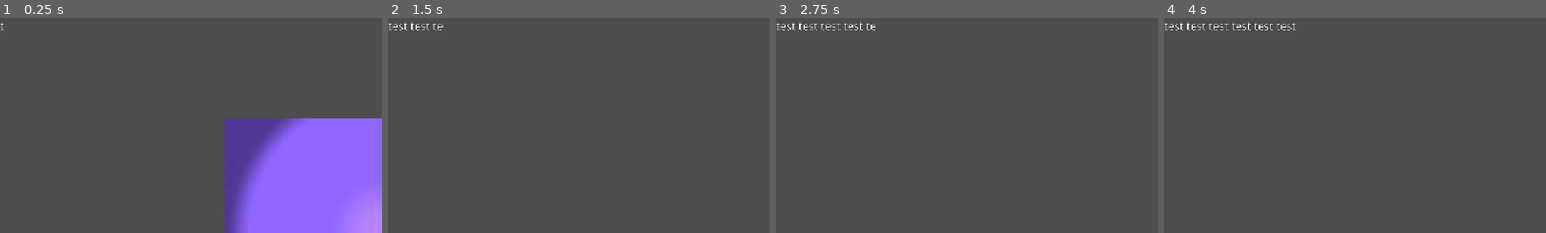
Above: before the commit, frames 1-4 (left to right).
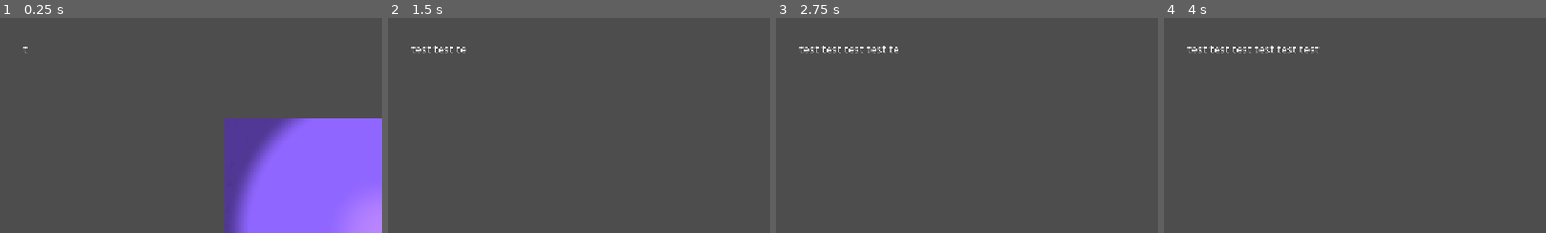
Above: after the commit, the same moments.

Repository: he21123/gj-esa
Game: Godot game, scene res://node_3d.tscn
The game is run twice, just before and just after one commit, with the same random seed, the same clock (stepped at 60 frames per second) and the same inputs.
Inputs (mouse positions are % of the whole screen's width and height, from its top left):
- Up to frame 1 (0.25 s): no input
- Up to frame 2 (1.5 s): tap Enter at 0.5 s; move the mouse to (55, 50) at 0.52 s; hold C (crouching) 0.53-1.28 s; hold W (move_forward) from 0.53 s (still down); move the mouse to (45, 50) at 1.27 s; tap E (pickup) at 1.35 s
- Up to frame 3 (2.75 s): keep holding W (move_forward); tap Space at 2 s; move the mouse to (52, 48) at 2.02 s; hold Shift (running) from 2.03 s (still down)
- Up to frame 4 (4 s): keep holding W (move_forward); tap Enter at 2.75 s; move the mouse to (49, 52) at 2.77 s; release Shift (running) at 2.78 s; tap C (crouching) at 2.85 s; tap Space at 3.5 s; move the mouse to (57, 51) at 3.52 s; tap E (pickup) at 3.6 s
The pictures show only the part of the screen within x 0-50%, y 0-50%; the shares and areas given below are measured in that part.

The runs differ from the first frame. In frame 1, less than 0.1% of the frame differs, in the area x 0-8%, y 2-17%; in frame 2, 0.4%; in frame 3, 0.7%; in frame 4, 0.9%, in the area x 0-41%, y 1-17%.

Commit message:
pickup highlight und text ein bischen verschoben

Diff:
--- a/Objective.gd
+++ b/Objective.gd
@@ -1,6 +1,7 @@
 extends Label
 
 @export var steps: float
+@export var font: Font
 
 func sleep(sec: float)->void:
 	await get_tree().create_timer(sec).timeout
--- a/lift_object.tscn
+++ b/lift_object.tscn
@@ -6,14 +6,14 @@
 
 [sub_resource type="BoxMesh" id="BoxMesh_pekrf"]
 
-[sub_resource type="BoxShape3D" id="BoxShape3D_jka67"]
+[sub_resource type="BoxShape3D" id="BoxShape3D_u35ib"]
 
 [node name="liftObject" type="RigidBody3D" unique_id=1355792475]
 physics_material_override = SubResource("PhysicsMaterial_2lrcr")
 
 [node name="MeshInstance3D" type="MeshInstance3D" parent="." unique_id=1316769840]
-material_override = ExtResource("1_133d3")
 mesh = SubResource("BoxMesh_pekrf")
+surface_material_override/0 = ExtResource("1_133d3")
 
-[node name="CollisionShape3D" type="CollisionShape3D" parent="." unique_id=1900140887]
-shape = SubResource("BoxShape3D_jka67")
+[node name="CollisionShape3D" type="CollisionShape3D" parent="." unique_id=916907045]
+shape = SubResource("BoxShape3D_u35ib")
--- a/node_3d.tscn
+++ b/node_3d.tscn
@@ -47,8 +47,10 @@
 render_target_update_mode = 4
 
 [node name="Label" type="Label" parent="UI/Objective" unique_id=1746348245]
-offset_right = 40.0
-offset_bottom = 23.0
+offset_left = 35.0
+offset_top = 35.0
+offset_right = 89.999985
+offset_bottom = 58.000004
 script = ExtResource("5_jka67")
 steps = 50.0
 
--- a/pickup.gd
+++ b/pickup.gd
@@ -2,6 +2,10 @@
 
 var selected_obj: RigidBody3D = null
 var held_obj: RigidBody3D = null
+
+var high_obj: RigidBody3D = null
+var og_albedo: Color
+var high_mat: ShaderMaterial
 
 @export var PULL_STRENGTH: float
 @export var PULL_DAMP: float
@@ -11,13 +15,34 @@
 var prev_hold_pos: Vector3
 var hold_point_vel: Vector3 = Vector3.ZERO
 
-func dist(a:float, b:float) -> float:
-	var distance = 0
-	if a > b:
-		distance = a-b
-	else:
-		distance = b-a
-	return distance
+func set_high(obj: RigidBody3D):
+	# ich hätte das dokumentieren müssen als ich noch wusste was ich hier gemacht hab 😭
+
+	if high_obj != null and is_instance_valid(high_obj):
+		if high_mat:
+			high_mat.set_shader_parameter("albedo_color", og_albedo)
+
+	high_obj = obj
+	high_mat = null
+
+	if high_obj == null:
+		return
+
+	var mesh: MeshInstance3D = high_obj.get_node_or_null("MeshInstance3D")
+	if mesh == null:
+		return
+
+	var mat: ShaderMaterial = mesh.get_active_material(0)
+	if mat == null:
+		return
+
+	high_mat = mat.duplicate() as ShaderMaterial
+	mesh.set_surface_override_material(0, high_mat)
+
+	og_albedo = high_mat.get_shader_parameter("albedo_color")
+
+	var high_color := og_albedo.lerp(Color.WHITE, 0.2)
+	high_mat.set_shader_parameter("albedo_color", high_color)
 
 func _ready() -> void:
 	add_exception(get_parent().get_parent())
@@ -58,3 +83,6 @@
 		accel = accel.limit_length(MAX_ACCEL)
 
 		held_obj.apply_central_force(accel * held_obj.mass)
+
+	if selected_obj != high_obj:
+		set_high(selected_obj)
